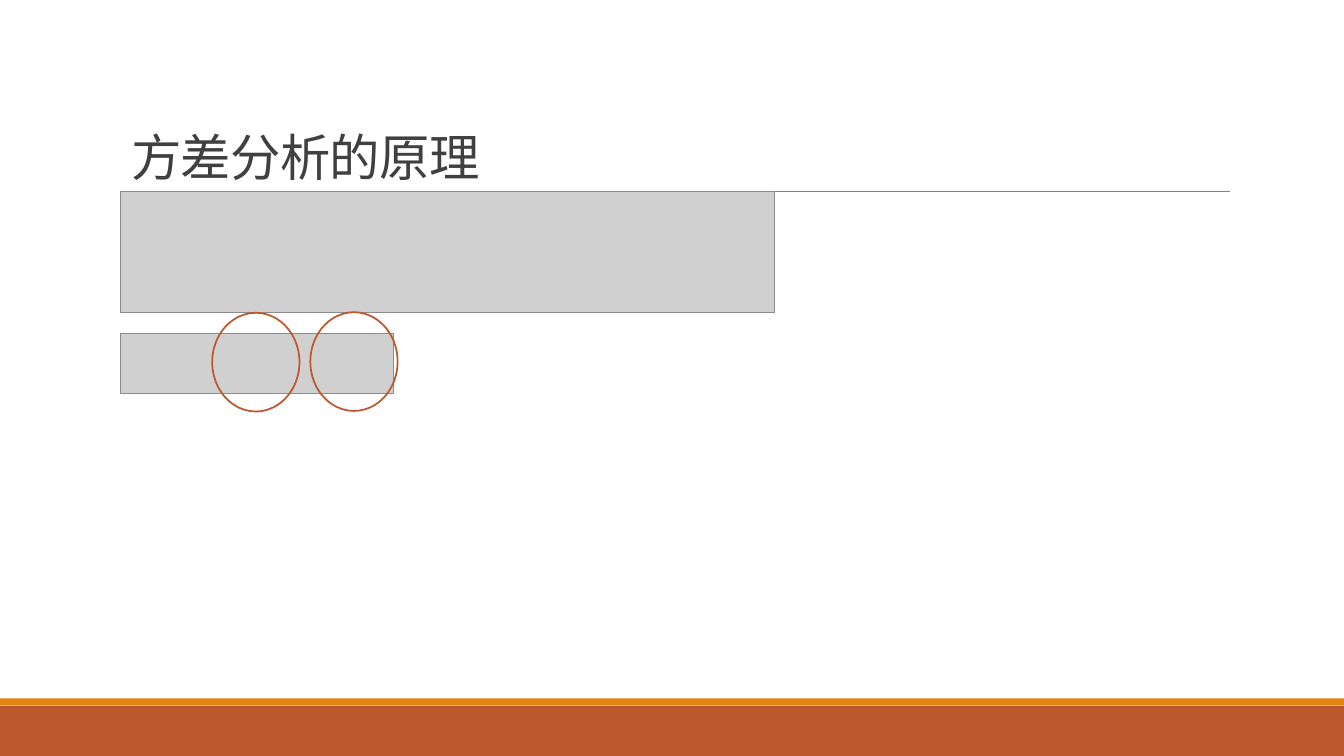
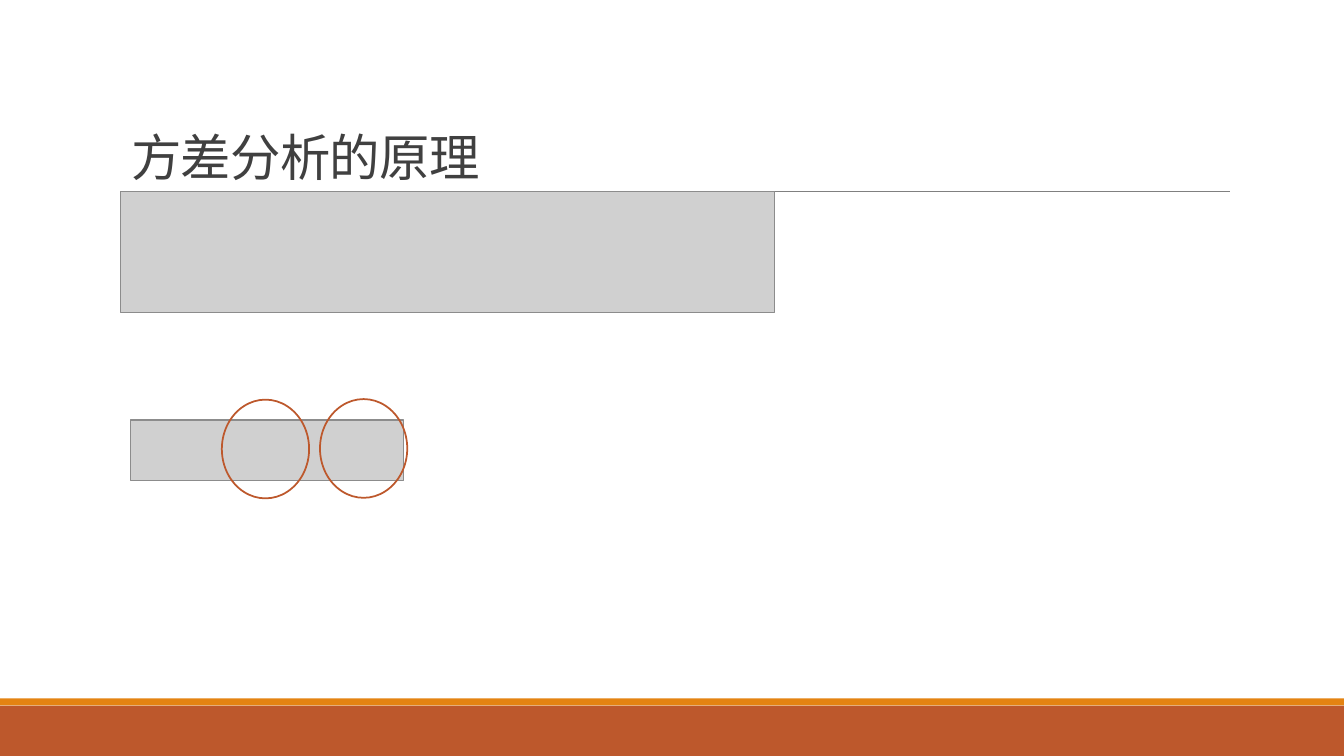
Before and after one commit to exoplanetX/DataAnalytics, a slide deck: slide 18 of 数据分析-4-非参数分析.pptx (slide 17 before the commit). Drawn at 1344x756 pixels with LibreOffice and Linux fonts; fonts in the diff are those of the drawing; grey boxes stand for pictures. Boxes give left, top, right and bottom in pixels: in the first picture for what was removed or moved away, otherwise in the second. Text is boxed around its words. In the diff, an @@ line names an element or a change of style, - is before the commit and + after.

```diff
--- a/数据分析-4-非参数分析.pptx
+++ b/数据分析-4-非参数分析.pptx
@@ picture removed at (121, 334, 394, 394) @@
@@ ellipse: place and size @@
-ellipse at (213, 313, 300, 411)
+ellipse at (222, 399, 310, 498)
@@ ellipse: place and size @@
-ellipse at (311, 313, 398, 411)
+ellipse at (320, 399, 407, 498)
@@ picture added at (131, 420, 404, 481) @@
```
Also in this commit, not shown: 4 other slides changed, 1 slide added.
